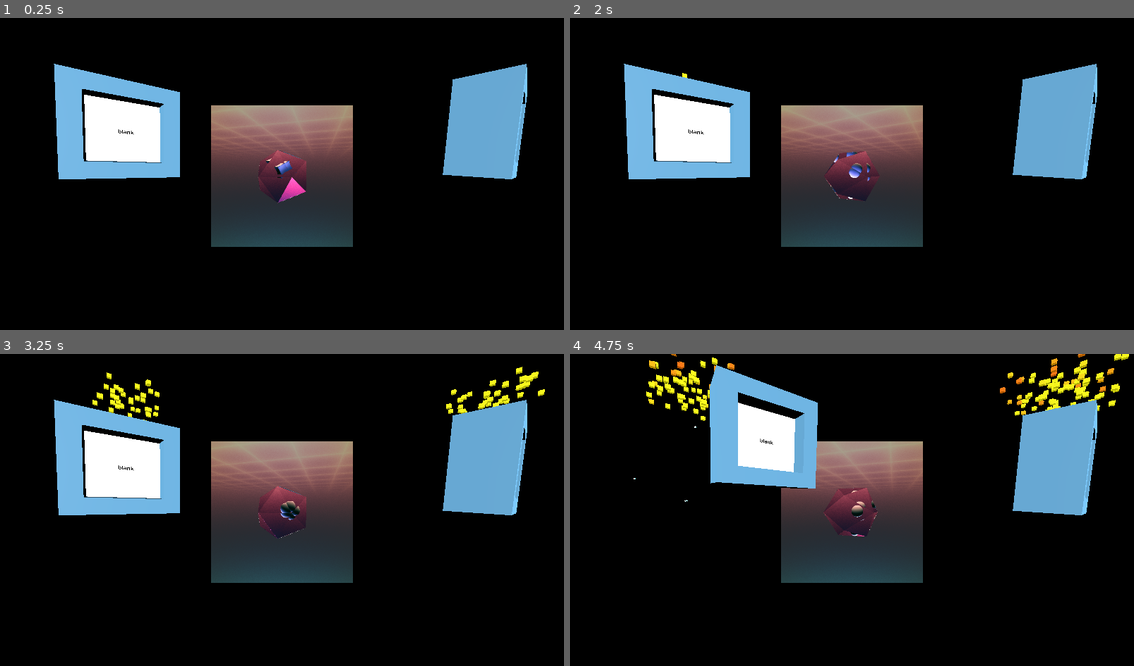
Above: before the commit, frames 1-4 (two rows, left to right).
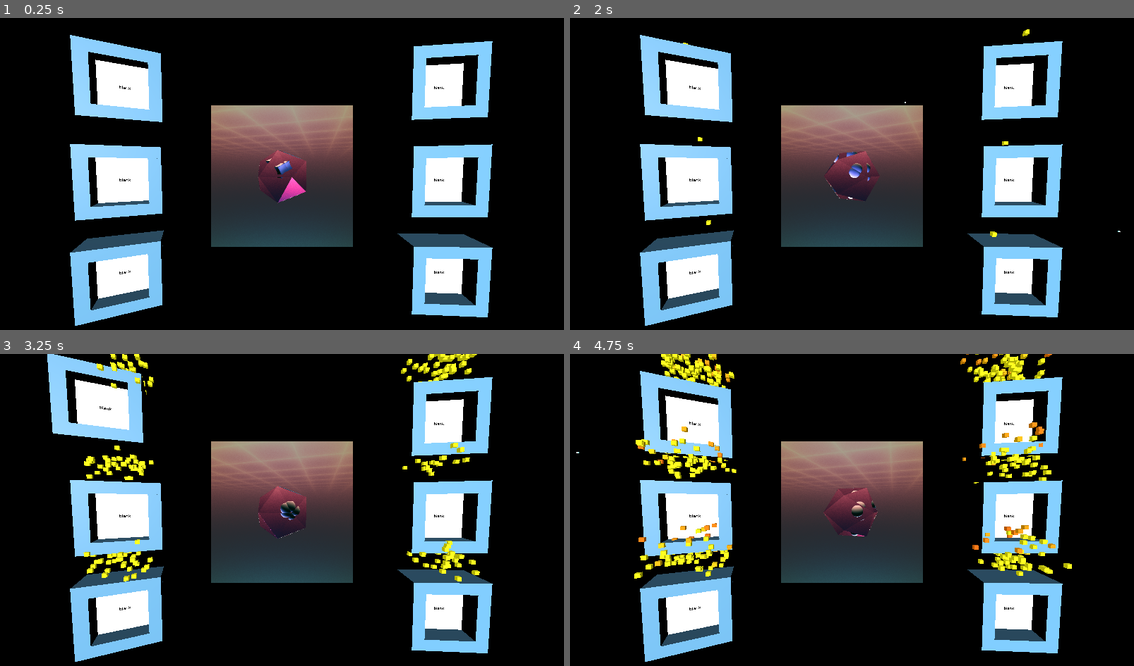
Above: after the commit, the same moments.

Repository: Kakcalu13/Mizo-godot-game
Game: Godot game, scene res://main.tscn
Two runs of this game, one before a commit and one after it. Both use one fixed random seed, a clock stepped at 60 frames per second and the inputs below. The project has no main scene, so this scene is started directly.
Inputs (mouse positions are in pixels of both pictures, inside the frame that each line leads up to):
- Up to frame 1 (0.25 s): no input
- Up to frame 2 (2 s): move the mouse to (976, 161) at 0.52 s; press the mouse at (976, 161) at 0.53 s; release the mouse at (976, 161) at 1.25 s; drag from (739, 192) to (823, 239) at 1.27 s
- Up to frame 3 (3.25 s): move the mouse to (338, 441) at 2.02 s; press the mouse at (338, 441) at 2.03 s; release the mouse at (338, 441) at 2.75 s; drag from (253, 575) to (112, 463) at 2.77 s
- Up to frame 4 (4.75 s): move the mouse to (1021, 559) at 3.52 s; press the mouse at (1021, 559) at 3.53 s; release the mouse at (1021, 559) at 4.25 s; drag from (682, 463) to (767, 432) at 4.27 s

The runs differ from the first frame. In frame 1, 26% of the frame differs, in the area x 9-94%, y 5-99%; in frame 2, 26%; in frame 3, 28%; in frame 4, 31%, in the area x 1-100%, y 0-99%.
Error before the commit: Invalid assignment of property or key 'value' with value of type 'int' on a base object of type 'null instance'. (res://main.gd:28)
Error after the commit: Invalid assignment of property or key 'visible' with value of type 'bool' on a base object of type 'null instance'. (res://main.gd:37)

Commit message:
manually added 6 windows

Diff:
--- a/source/numbers/main.tscn
+++ b/source/numbers/main.tscn
@@ -2,7 +2,7 @@
 
 [ext_resource type="Script" path="res://main.gd" id="1_q0yfx"]
 [ext_resource type="Shader" path="res://assets/shaders/red_diamond.gdshader" id="2_k40ad"]
-[ext_resource type="PackedScene" uid="uid://c4xowr8t8dl4t" path="res://one_module_text.tscn" id="2_wvgls"]
+[ext_resource type="PackedScene" uid="uid://c4xowr8t8dl4t" path="res://one_module.tscn" id="2_wvgls"]
 
 [sub_resource type="Sky" id="Sky_y1yh4"]
 
@@ -31,10 +31,14 @@
 transform = Transform3D(1, 0, 0, 0, 1, 0, 0, 0, 1, 0, 0, 5.66586)
 
 [node name="background_shader" type="Sprite3D" parent="."]
+process_mode = 4
+physics_interpolation_mode = 2
 transform = Transform3D(1, 0, 0, 0, 1, 0, 0, 0, 1, 0, 0, -1.75665)
 texture = SubResource("ViewportTexture_21vhr")
 
 [node name="SubViewport" type="SubViewport" parent="background_shader"]
+process_mode = 4
+gui_disable_input = true
 
 [node name="ColorRect" type="ColorRect" parent="background_shader/SubViewport"]
 material = SubResource("ShaderMaterial_n6x5x")
@@ -42,15 +46,33 @@
 offset_right = 40.0
 offset_bottom = 40.0
 
-[node name="one_module" parent="." instance=ExtResource("2_wvgls")]
-transform = Transform3D(0.614158, 0.0356098, 0.511411, 0.0122909, 0.796815, -0.0702429, -0.512502, 0.0617825, 0.611167, -4.2653, 0, 0)
+[node name="left_window_1" parent="." instance=ExtResource("2_wvgls")]
+transform = Transform3D(0.544065, 0.013556, 0.252606, 0.00938853, 0.597643, -0.0522934, -0.252795, 0.051371, 0.541715, -4.265, 1.5, 0)
 value = 5
 
-[node name="test" parent="." instance=ExtResource("2_wvgls")]
-transform = Transform3D(0.614158, 0.0356098, 0.511411, 0.0122909, 0.796815, -0.0702429, -0.512502, 0.0617825, 0.611167, 5.47381, 0, 0)
+[node name="left_window_2" parent="." instance=ExtResource("2_wvgls")]
+transform = Transform3D(0.544065, 0.013556, 0.252606, 0.00938853, 0.597643, -0.0522934, -0.252795, 0.051371, 0.541715, -4.265, -1, 0)
+value = 5
+
+[node name="left_window_3" parent="." instance=ExtResource("2_wvgls")]
+transform = Transform3D(0.544065, 0.013556, 0.252606, 0.00938853, 0.597643, -0.0522934, -0.252795, 0.051371, 0.541715, -4.265, -3.5, 0)
+value = 5
+
+[node name="right_window_1" parent="." instance=ExtResource("2_wvgls")]
+transform = Transform3D(0.597571, -0.0139456, -0.0520945, 0.00938853, 0.597643, -0.0522934, 0.0531053, 0.0512666, 0.595442, 4.265, 1.5, 0)
+
+[node name="right_window_2" parent="." instance=ExtResource("2_wvgls")]
+transform = Transform3D(0.597571, -0.0139456, -0.0520945, 0.00938853, 0.597643, -0.0522934, 0.0531053, 0.0512666, 0.595442, 4.265, -1, 0)
+
+[node name="right_window_3" parent="." instance=ExtResource("2_wvgls")]
+transform = Transform3D(0.597571, -0.0139456, -0.0520945, 0.00938853, 0.597643, -0.0522934, 0.0531053, 0.0512666, 0.595442, 4.265, -3.5, 0)
 
 [node name="DirectionalLight3D" type="DirectionalLight3D" parent="."]
 transform = Transform3D(1, 0, 0, 0, 1, 0, 0, 0, 1, 0, 10.0369, 0)
 
-[connection signal="mouse_exited" from="one_module" to="one_module" method="_on_mouse_exited"]
-[connection signal="mouse_exited" from="test" to="test" method="_on_mouse_exited"]
+[connection signal="mouse_exited" from="left_window_1" to="left_window_1" method="_on_mouse_exited"]
+[connection signal="mouse_exited" from="left_window_2" to="left_window_2" method="_on_mouse_exited"]
+[connection signal="mouse_exited" from="left_window_3" to="left_window_3" method="_on_mouse_exited"]
+[connection signal="mouse_exited" from="right_window_1" to="right_window_1" method="_on_mouse_exited"]
+[connection signal="mouse_exited" from="right_window_2" to="right_window_2" method="_on_mouse_exited"]
+[connection signal="mouse_exited" from="right_window_3" to="right_window_3" method="_on_mouse_exited"]
